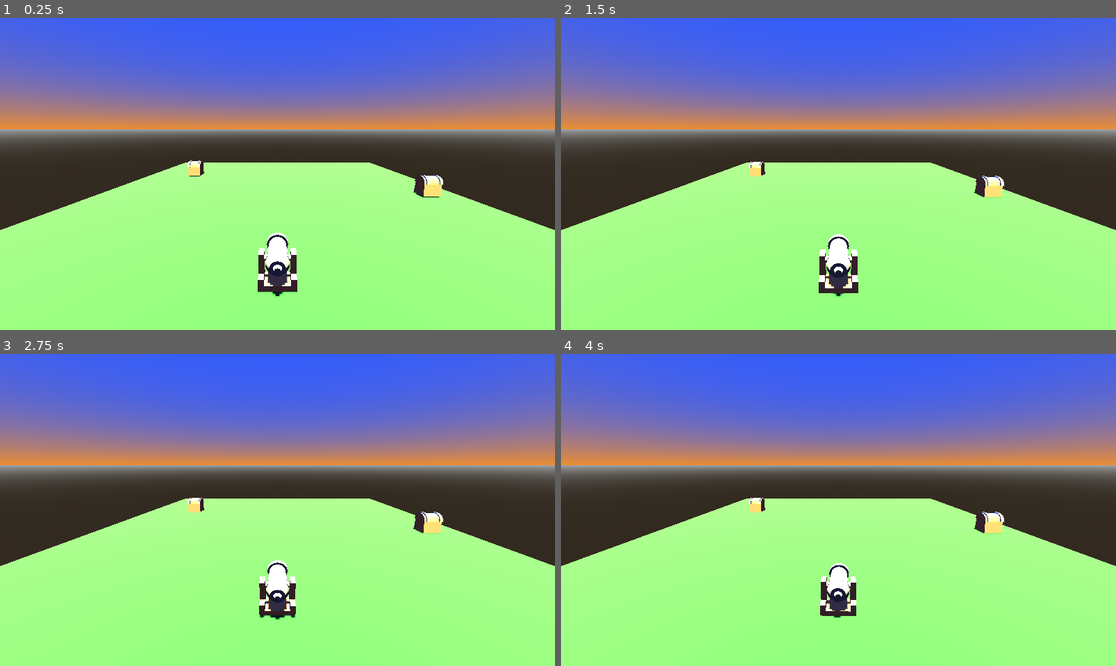
Above: before the commit, frames 1-4 (two rows, left to right).
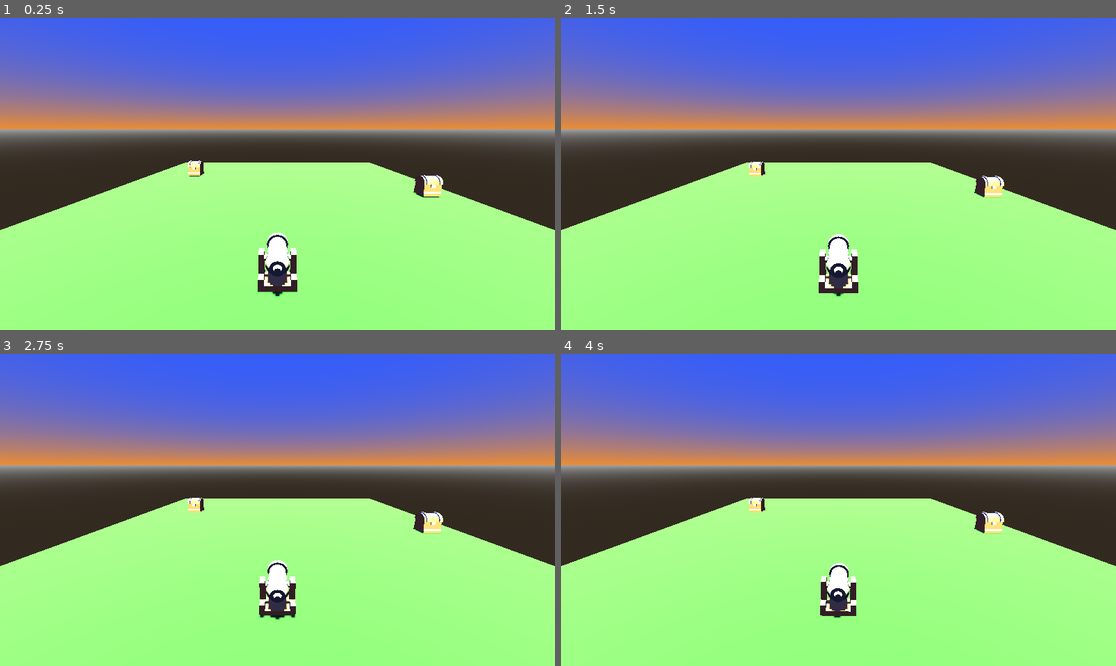
Above: after the commit, the same moments.

Repository: bsu-cs315/e3-evan.kiser
Game: Godot game, scene res://world/world.tscn
Two runs of this game, one before a commit and one after it. Both use one fixed random seed, a clock stepped at 60 frames per second and the inputs below. The project has no main scene, so this scene is started directly.
Inputs:
- Up to frame 1 (0.25 s): no input
- Up to frame 2 (1.5 s): hold D (angle_right) 0.53-1.28 s; tap E (decrease_power) at 0.6 s; tap Enter at 1.25 s; hold S (angle_down) from 1.28 s (still down); tap Q (increase_power) at 1.35 s
- Up to frame 3 (2.75 s): tap Space (launch) at 2, 2.1 s; release S (angle_down) at 2.03 s; hold D (angle_right) from 2.03 s (still down)
- Up to frame 4 (4 s): release D (angle_right) at 2.78 s; hold W (angle_up) 2.78-3.53 s; tap E (decrease_power) at 2.85 s; tap Enter at 3.5 s; hold A (angle_left) from 3.53 s (still down); tap Q (increase_power) at 3.6 s

The runs differ from the first frame. In frame 1, less than 0.1% of the frame differs, in the area x 33-80%, y 47-57%; in frame 2, less than 0.1%; in frame 3, less than 0.1%; in frame 4, less than 0.1%.

Commit message:
Change rotation of the targets

Diff:
--- a/project/world/world.tscn
+++ b/project/world/world.tscn
@@ -54,7 +54,7 @@
 transform = Transform3D(1, 0, 0, 0, 1, 0, 0, 0, 1, 0, 0, 39)
 
 [node name="Target" parent="." instance=ExtResource("2_liqd3")]
-transform = Transform3D(1, 0, 0, 0, 1, 0, 0, 0, 1, 41, 0, 6)
+transform = Transform3D(-1, 0, -8.74228e-08, 0, 1, 0, 8.74228e-08, 0, -1, 41, 0, 6)
 
 [node name="Target2" parent="." instance=ExtResource("2_liqd3")]
-transform = Transform3D(1, 0, 0, 0, 1, 0, 0, 0, 1, -32, 0, -19)
+transform = Transform3D(-1, 0, -8.74228e-08, 0, 1, 0, 8.74228e-08, 0, -1, -32, 0, -19)
